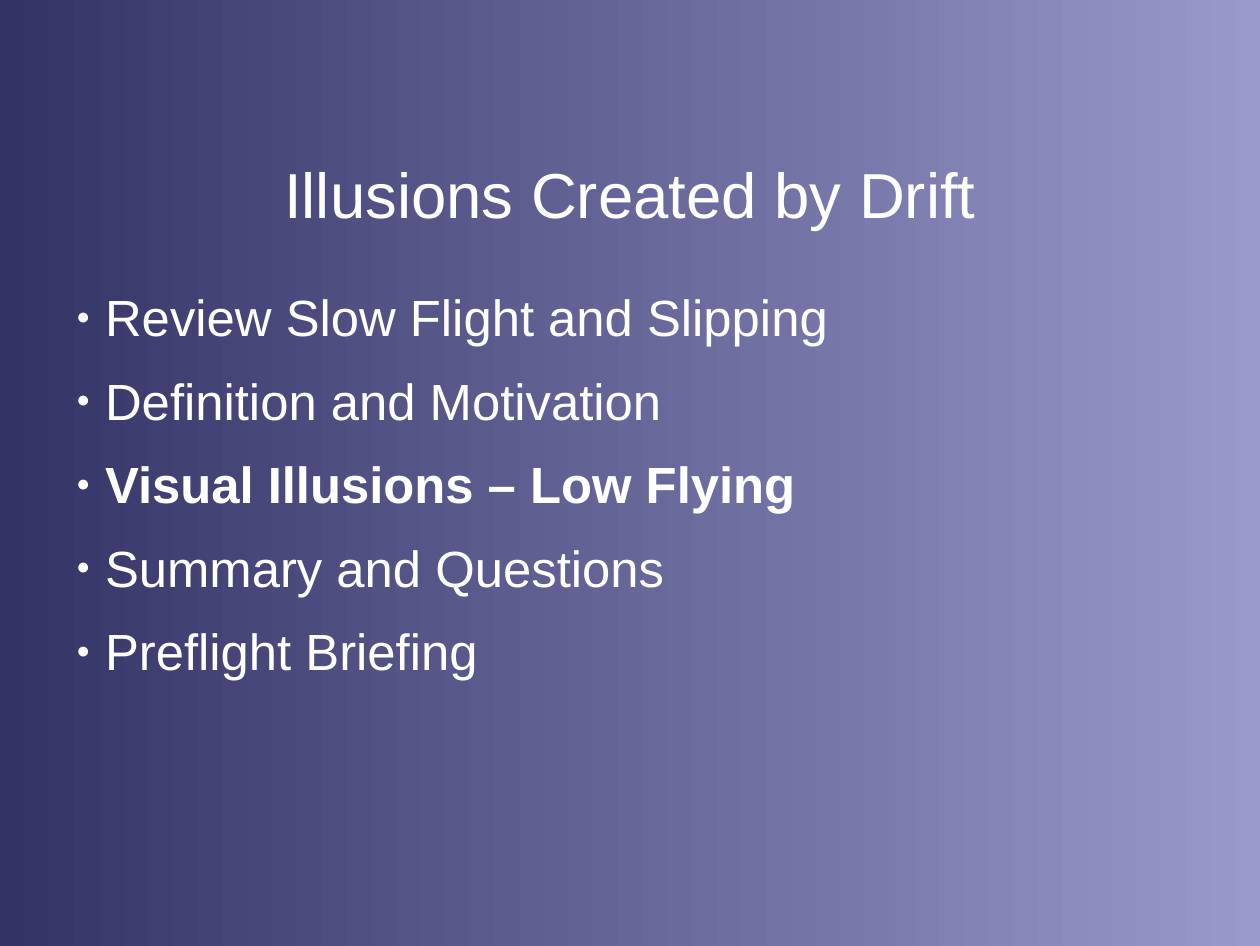
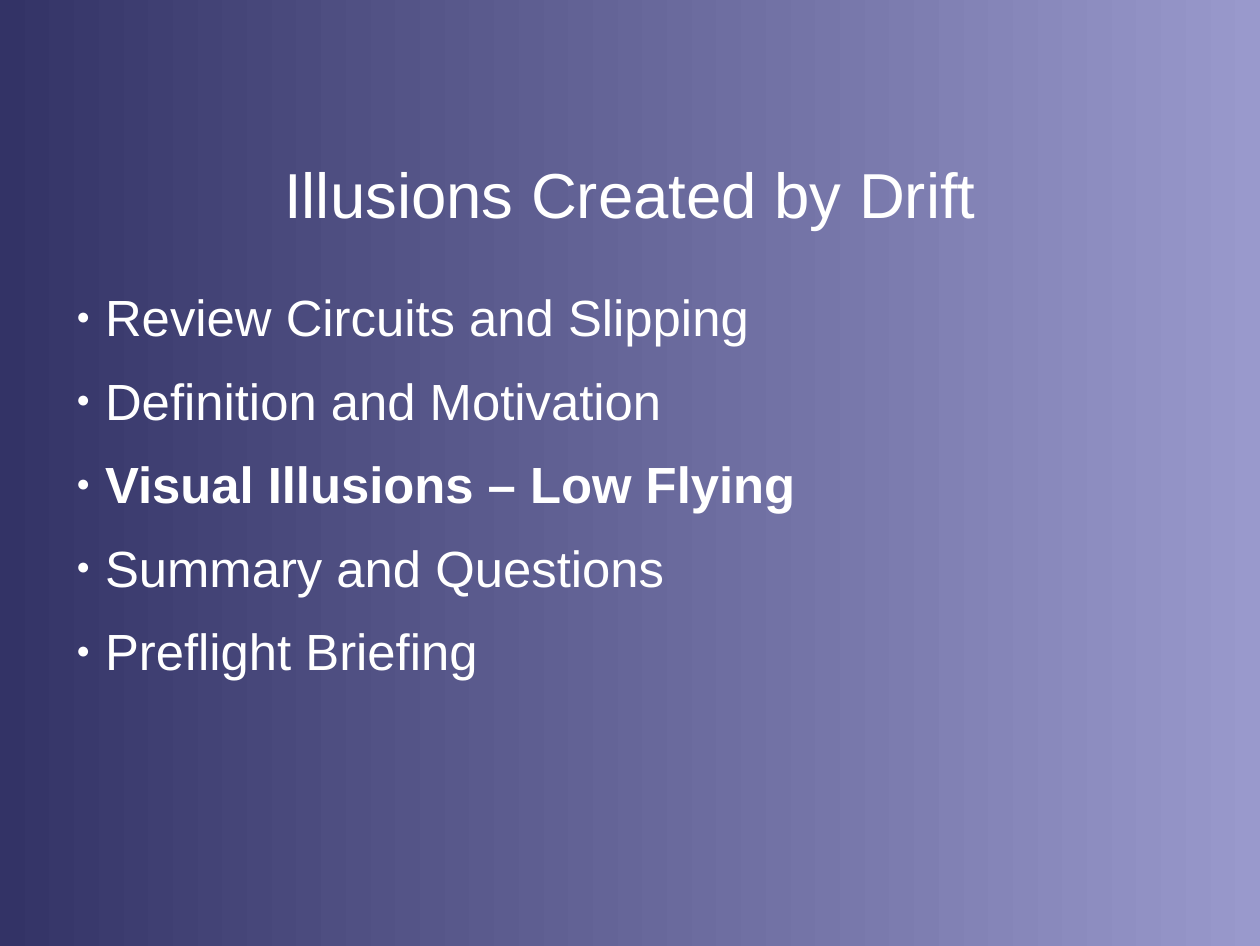
Before and after one commit to stephanheinemann/flight, a slide deck: slide 2 of FI/DriftIllusions/DriftIllusions.odp. Drawn at 1260x946 pixels with LibreOffice and Linux fonts; fonts in the diff are those of the drawing; background and template pictures are left out. Boxes give left, top, right and bottom in pixels: in the first picture for what was removed or moved away, otherwise in the second. Text is boxed around its words. In the diff, an @@ line names an element or a change of style, - is before the commit and + after.

Commit message:
extended drift illusions presentation

```diff
--- a/FI/DriftIllusions/DriftIllusions.odp
+++ b/FI/DriftIllusions/DriftIllusions.odp
@@ text at <box>105,299,749,347</box>: text changed @@
-● Review Slow Flight and Slipping
+● Review Circuits and Slipping
```
Also in this commit, not shown: 5 other slides changed, 2 slides added, 2 slides removed, 2 other files.
